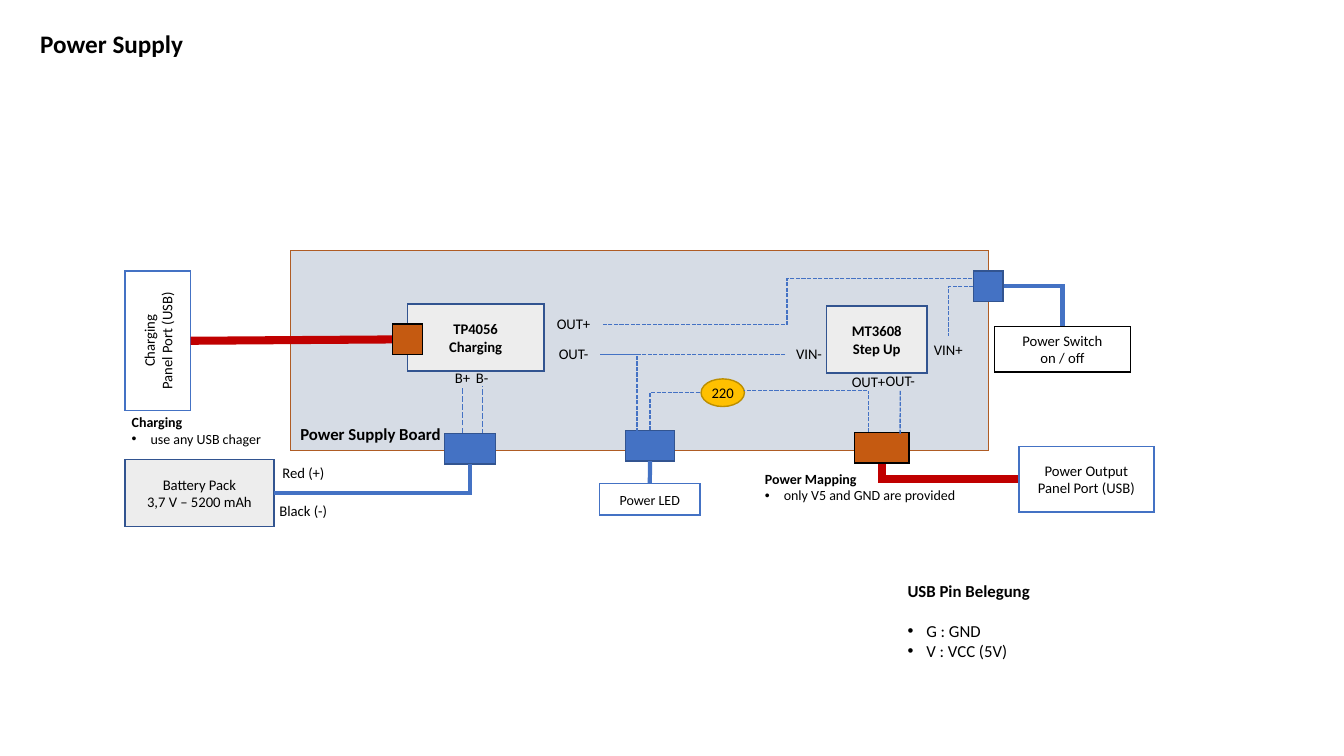
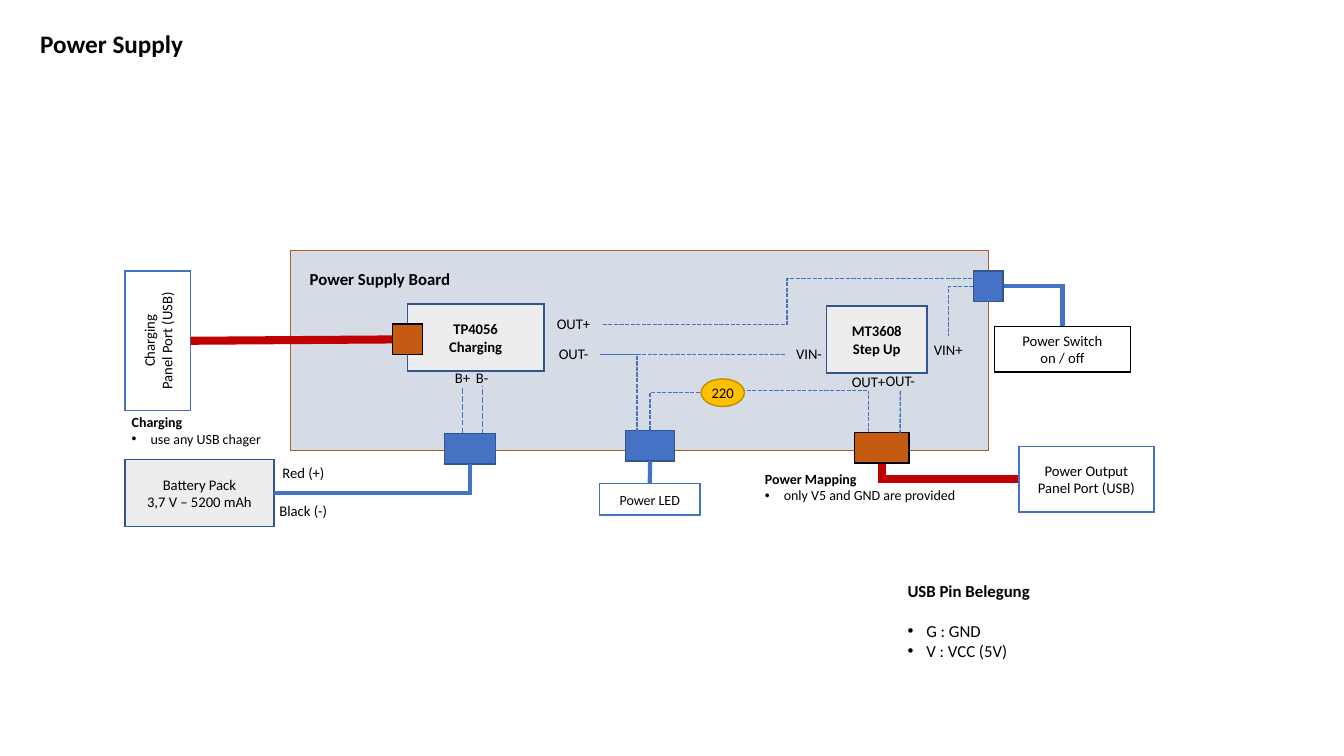
Before and after one commit to jeskes/activityboard, a slide deck: slide 8 of Activityboard.pptx. Drawn at 1344x756 pixels with LibreOffice and Linux fonts; fonts in the diff are those of the drawing. Boxes give left, top, right and bottom in pixels: in the first picture for what was removed or moved away, otherwise in the second. Text is boxed around its words. In the diff, an @@ line names an element or a change of style, - is before the commit and + after.

```diff
--- a/Activityboard.pptx
+++ b/Activityboard.pptx
@@ text "Power Supply Board": place and size @@
-text "Power Supply Board" at bbox=[300, 428, 440, 443]
+text "Power Supply Board" at bbox=[310, 273, 450, 288]
```
Also in this commit, not shown: 2 other slides changed, 2 slides added, 2 slides removed.
